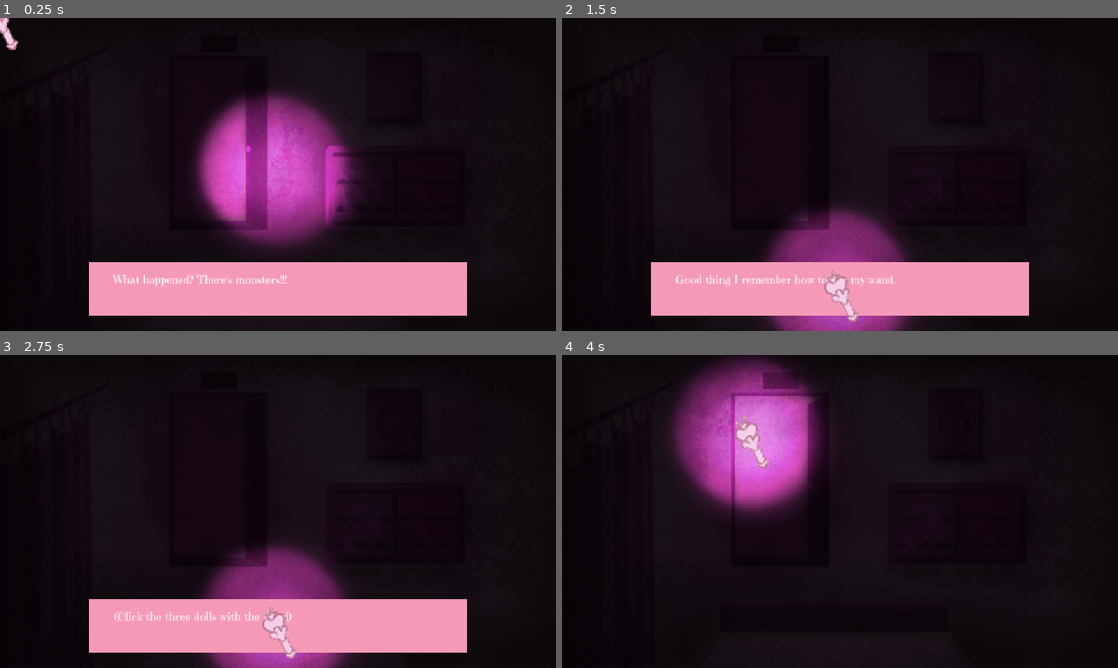
Above: before the commit, frames 1-4 (two rows, left to right).
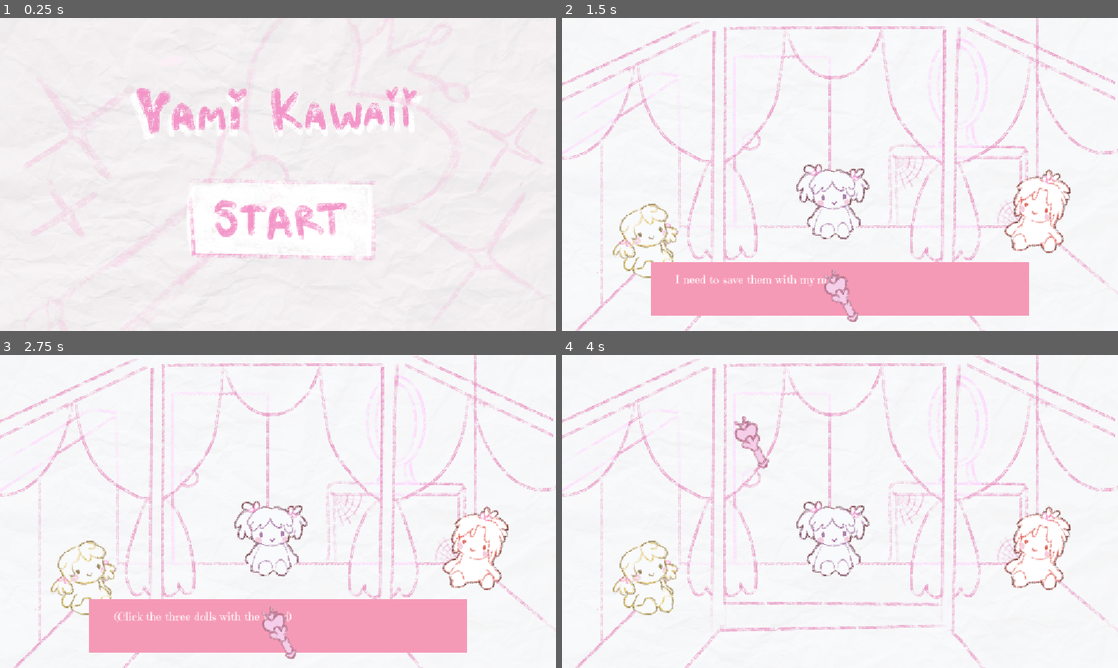
Above: after the commit, the same moments.

Repository: xXample/game-jam-2026
Game: Godot game, scene res://main_menu.tscn
Same seed, same stepped clock (60 frames per second), same inputs: the game is played once before the commit and once after it. Before the commit the project starts from res://main.tscn.
Inputs (mouse positions are in pixels of both pictures, inside the frame that each line leads up to):
- Up to frame 1 (0.25 s): no input
- Up to frame 2 (1.5 s): click (840, 221) at 0.52 s; click (840, 290) at 1.25 s
- Up to frame 3 (2.75 s): click (278, 627) at 2 s
- Up to frame 4 (4 s): click (840, 627) at 2.75 s; tap Enter at 3.5 s; move the mouse to (751, 436) at 3.52 s; click (751, 436) at 3.67 s

The runs differ from the first frame. In frame 1, 100% of the frame differs, in the area x 0-100%, y 0-100%; in frame 2, 89%; in frame 3, 88%; in frame 4, 100%.

Commit message:
changed the main scene from "main.tscn" to "main_menu.tscn"

Diff:
--- a/project.godot
+++ b/project.godot
@@ -11,7 +11,7 @@
 [application]
 
 config/name="game jam"
-run/main_scene="res://main.tscn"
+run/main_scene="uid://mwuu14b50fyn"
 config/features=PackedStringArray("4.7", "Forward Plus")
 config/icon="res://icon.svg"
 
